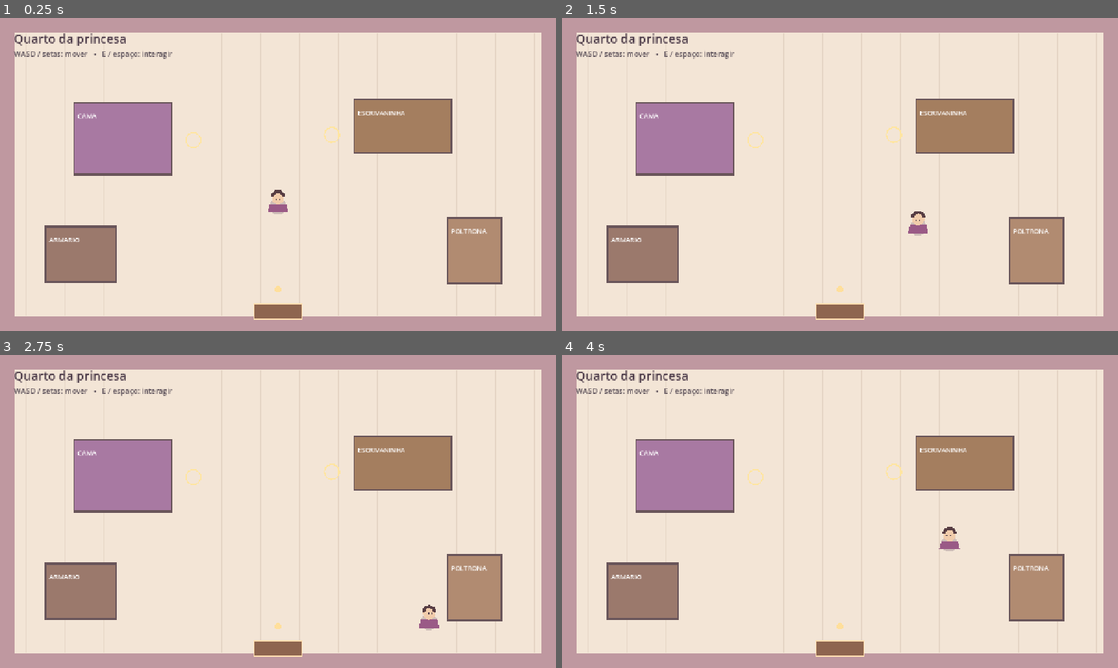
Above: before the commit, frames 1-4 (two rows, left to right).
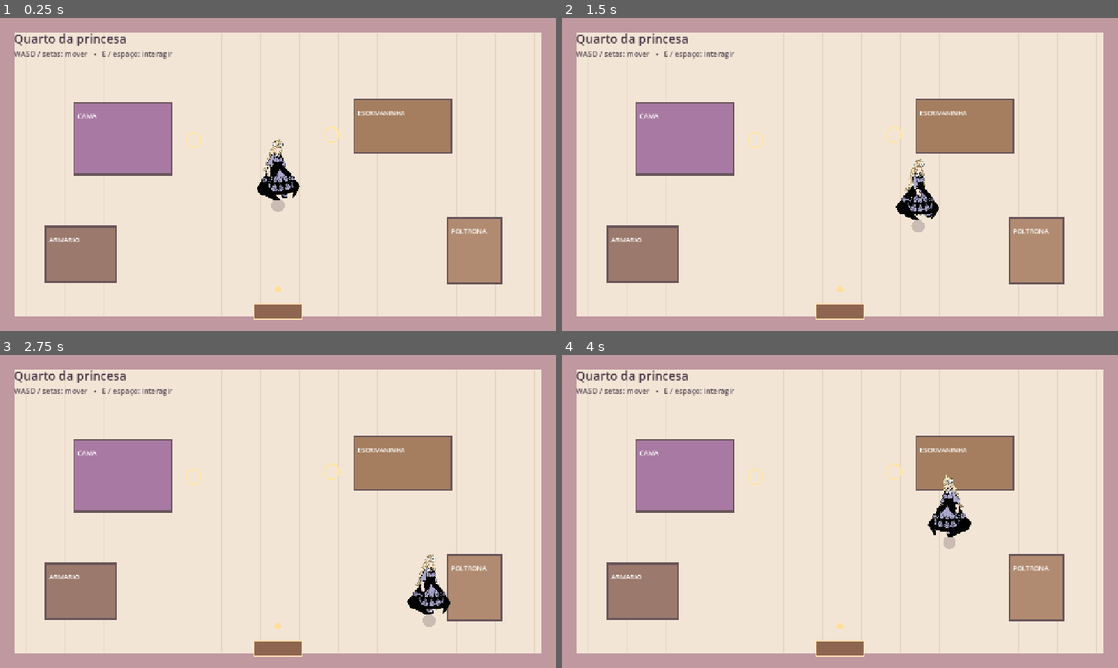
Above: after the commit, the same moments.

Repository: nestarasup-sys/jogo-novo
Game: Godot game, scene res://scenes/main.tscn
Same seed, same stepped clock (60 frames per second), same inputs: the game is played once before the commit and once after it.
Inputs (mouse positions are in pixels of both pictures, inside the frame that each line leads up to):
- Up to frame 1 (0.25 s): no input
- Up to frame 2 (1.5 s): tap Enter at 0.5, 1.35 s; move the mouse to (962, 158) at 0.52 s; hold D (move_right) 0.53-1.28 s; tap E (interact) at 0.6 s; click (962, 158) at 0.67 s; tap Space at 0.77 s; move the mouse to (728, 190) at 1.27 s; hold S (move_down) from 1.28 s (still down)
- Up to frame 3 (2.75 s): tap Space at 1.52 s; move the mouse to (333, 442) at 2.02 s; release S (move_down) at 2.03 s; hold D (move_right) from 2.03 s (still down); tap E (interact) at 2.1 s
- Up to frame 4 (4 s): move the mouse to (812, 574) at 2.77 s; release D (move_right) at 2.78 s; hold W (move_up) 2.78-3.53 s; tap Enter at 2.85 s; click (812, 574) at 2.92 s; tap Space at 3.02, 3.77 s; move the mouse to (1006, 558) at 3.52 s; hold A (move_left) from 3.53 s (still down); tap E (interact) at 3.6 s

The runs differ from the first frame. In frame 1, 0.9% of the frame differs, in the area x 46-54%, y 38-63%; in frame 2, 0.9%; in frame 3, 0.9%; in frame 4, 0.9%, in the area x 65-74%, y 38-63%.

Commit message:
feat: integrate princess sprite animations

Diff:
--- a/scripts/player.gd
+++ b/scripts/player.gd
@@ -1,37 +1,133 @@
 extends CharacterBody2D
-## Jogador placeholder, movimentação top-down em 8 direções e colisão.
+## Movimentação, colisão e animações da protagonista.
 
 const WALK_SPEED: float = 240.0
+const COLLISION_RADIUS: float = 16.0
+const TARGET_FRAME_HEIGHT: float = 150.0
+const WALK_FPS: float = 7.0
+const EXPRESSION_FPS: float = 7.0
+const LOOK_BACK_FPS: float = 3.0
+const EXPRESSION_DELAY_MIN: float = 3.0
+const EXPRESSION_DELAY_MAX: float = 6.0
+const BLINK_PRIORITY: float = 0.85
+const SPRITE_DIRECTORY: String = "res://assets/characters/princess/"
+
 var movement_enabled: bool = true
 var facing: Vector2 = Vector2.DOWN
+var _sprite: AnimatedSprite2D
+var _expression_timer: Timer
+var _next_expression_delay: float = 0.0
+var _random: RandomNumberGenerator = RandomNumberGenerator.new()
 
 func _ready() -> void:
-    collision_layer = 1
-    collision_mask = 1
-    var shape := CircleShape2D.new()
-    shape.radius = 16.0
-    var collider := CollisionShape2D.new()
-    collider.shape = shape
-    add_child(collider)
-    queue_redraw()
+	collision_layer = 1
+	collision_mask = 1
+	_add_foot_collider()
+	_setup_sprite()
+	_setup_expression_timer()
+	queue_redraw()
+
+func _add_foot_collider() -> void:
+	var shape := CircleShape2D.new()
+	shape.radius = COLLISION_RADIUS
+	var collider := CollisionShape2D.new()
+	collider.name = "FootCollisionShape"
+	collider.shape = shape
+	add_child(collider)
+
+func _setup_sprite() -> void:
+	var frames := SpriteFrames.new()
+	if frames.has_animation("default"):
+		frames.remove_animation("default")
+
+	_add_animation(frames, "idle", ["idle.png"], 1.0, true)
+	_add_animation(frames, "blink", ["idle.png", "blink.png", "idle.png"], EXPRESSION_FPS, false)
+	_add_animation(frames, "look_back", ["idle.png", "look_back.png", "idle.png"], LOOK_BACK_FPS, false)
+	_add_animation(frames, "walk", ["walk_01.png", "walk_02.png", "walk_03.png", "walk_02.png"], WALK_FPS, true)
+
+	var idle_texture := frames.get_frame_texture("idle", 0)
+	if idle_texture == null:
+		push_error("Não foi possível carregar o sprite idle da protagonista.")
+		return
+
+	_sprite = AnimatedSprite2D.new()
+	_sprite.name = "PrincessAnimatedSprite"
+	_sprite.sprite_frames = frames
+	_sprite.texture_filter = CanvasItem.TEXTURE_FILTER_LINEAR
+	var visual_scale: float = TARGET_FRAME_HEIGHT / idle_texture.get_height()
+	_sprite.scale = Vector2.ONE * visual_scale
+	_sprite.position = Vector2(0.0, -idle_texture.get_height() * visual_scale * 0.5)
+	_sprite.animation_finished.connect(_on_animation_finished)
+	add_child(_sprite)
+	_sprite.play("idle")
+
+func _add_animation(frames: SpriteFrames, animation_name: StringName, filenames: Array[String], fps: float, looped: bool) -> void:
+	frames.add_animation(animation_name)
+	frames.set_animation_speed(animation_name, fps)
+	frames.set_animation_loop(animation_name, looped)
+	for filename in filenames:
+		var path: String = SPRITE_DIRECTORY + filename
+		var texture := load(path) as Texture2D
+		if texture == null:
+			push_error("Imagem da protagonista ausente: " + path)
+			continue
+		frames.add_frame(animation_name, texture)
+
+func _setup_expression_timer() -> void:
+	_random.randomize()
+	_expression_timer = Timer.new()
+	_expression_timer.name = "ExpressionTimer"
+	_expression_timer.one_shot = true
+	_expression_timer.timeout.connect(_on_expression_timeout)
+	add_child(_expression_timer)
+	_schedule_expression()
+
+func _schedule_expression() -> void:
+	_next_expression_delay = _random.randf_range(EXPRESSION_DELAY_MIN, EXPRESSION_DELAY_MAX)
+	_expression_timer.start(_next_expression_delay)
+
+func _on_expression_timeout() -> void:
+	if velocity.length_squared() > 0.01 or _sprite.animation != "idle":
+		_schedule_expression()
+		return
+	var expression: StringName = "blink" if _random.randf() < BLINK_PRIORITY else "look_back"
+	_sprite.play(expression)
+
+func _on_animation_finished() -> void:
+	if _sprite.animation != "blink" and _sprite.animation != "look_back":
+		return
+	_sprite.play("idle")
+	_schedule_expression()
 
 func _physics_process(_delta: float) -> void:
-    var direction := Vector2.ZERO
-    if movement_enabled:
-        direction = Input.get_vector("move_left", "move_right", "move_up", "move_down")
-    velocity = direction * WALK_SPEED
-    if direction.length_squared() > 0.01:
-        facing = direction
-    move_and_slide()
-    queue_redraw()
+	var direction := Vector2.ZERO
+	if movement_enabled:
+		direction = Input.get_vector("move_left", "move_right", "move_up", "move_down")
+	velocity = direction * WALK_SPEED
+	if direction.length_squared() > 0.01:
+		facing = direction
+		_expression_timer.stop()
+		_play_walk_animation(direction)
+	elif _is_walk_animation(_sprite.animation):
+		_sprite.play("idle")
+		_schedule_expression()
+	move_and_slide()
+
+func _play_walk_animation(direction: Vector2) -> void:
+	var preferred_animation: StringName
+	if absf(direction.x) >= absf(direction.y):
+		preferred_animation = "walk_left" if direction.x < 0.0 else "walk_right"
+	else:
+		preferred_animation = "walk_up" if direction.y < 0.0 else "walk_down"
+	var has_directional_frames: bool = _sprite.sprite_frames.has_animation(preferred_animation) and _sprite.sprite_frames.get_frame_count(preferred_animation) > 0
+	var selected_animation: StringName = preferred_animation if has_directional_frames else "walk"
+	if _sprite.animation != selected_animation:
+		_sprite.play(selected_animation)
+	_sprite.flip_h = not has_directional_frames and direction.x < -0.01
+
+func _is_walk_animation(animation_name: StringName) -> bool:
+	return animation_name == "walk" or str(animation_name).begins_with("walk_")
 
 func _draw() -> void:
-    draw_circle(Vector2(0, 14), 19, Color(Color("#735d70"), 0.30))
-    draw_colored_polygon(PackedVector2Array([
-        Vector2(-19, 8), Vector2(19, 8), Vector2(24, 28), Vector2(-24, 28)
-    ]), Color("#9a5a86"))
-    draw_circle(Vector2(0, -5), 14, Color("#f1ccab"))
-    draw_arc(Vector2(0, -8), 13, PI, TAU, 16, Color("#573d43"), 7.0)
-    var look := facing.normalized() * 5.0
-    draw_circle(Vector2(-4, -5) + look * 0.4, 1.7, Color("#4b3b48"))
-    draw_circle(Vector2(4, -5) + look * 0.4, 1.7, Color("#4b3b48"))
+	# A origem do corpo fica nos pés; a sombra segue esse ponto.
+	draw_circle(Vector2(0.0, 11.0), 15.0, Color(0.22, 0.14, 0.21, 0.22))
--- a/tests/smoke.gd
+++ b/tests/smoke.gd
@@ -13,7 +13,7 @@
 	_test_scene_graph()
 	await _test_playable_prototype()
 	if failures.is_empty():
-		print("PASS: cena inicial, 8 direções, colisões, proximidade, janelas, portas e multitouch")
+		print("PASS: personagem animada, movimento, colisões, interações, portas e multitouch")
 		quit(0)
 	else:
 		push_error("FAIL: %d verificações" % failures.size())
@@ -54,6 +54,60 @@
 		_expect(outgoing == intended, "grafo de portas correto em " + map_id)
 		map.free()
 
+func _test_player_animations(player: CharacterBody2D, sprite: AnimatedSprite2D) -> void:
+	var frames := sprite.sprite_frames
+	_expect(frames != null, "SpriteFrames está atribuído")
+	if frames == null:
+		return
+	_expect(sprite.animation == "idle", "protagonista inicia em IDLE")
+	_expect_animation_frames(frames, "idle", PackedStringArray(["idle.png"]))
+	_expect_animation_frames(frames, "blink", PackedStringArray(["idle.png", "blink.png", "idle.png"]))
+	_expect_animation_frames(frames, "look_back", PackedStringArray(["idle.png", "look_back.png", "idle.png"]))
+	_expect_animation_frames(frames, "walk", PackedStringArray(["walk_01.png", "walk_02.png", "walk_03.png", "walk_02.png"]))
+	_expect(frames.get_animation_loop("idle"), "IDLE permanece em loop")
+	_expect(not frames.get_animation_loop("blink") and not frames.get_animation_loop("look_back"), "expressões são animações de passagem única")
+	_expect(frames.get_animation_loop("walk") and is_equal_approx(frames.get_animation_speed("walk"), 7.0), "WALK repete a 7 FPS")
+	_expect(sprite.texture_filter == CanvasItem.TEXTURE_FILTER_LINEAR, "arte usa filtragem linear")
+	var idle_texture := frames.get_frame_texture("idle", 0)
+	if idle_texture != null:
+		_expect(absf(idle_texture.get_height() * sprite.scale.y - 150.0) < 0.5, "quadro da protagonista mede aproximadamente 150 px")
+		_expect(absf(sprite.position.y + idle_texture.get_height() * sprite.scale.y * 0.5) < 0.1, "base do sprite fica alinhada à origem dos pés")
+	var collision := player.get_node_or_null("FootCollisionShape") as CollisionShape2D
+	var circle := collision.shape as CircleShape2D if collision != null else null
+	_expect(circle != null and is_equal_approx(circle.radius, 16.0), "colisão continua circular e concentrada nos pés")
+	var timer := player.get_node_or_null("ExpressionTimer") as Timer
+	_expect(timer != null and timer.one_shot, "expressões usam temporizador de uma passagem")
+	if timer != null:
+		var delay: float = float(player.get("_next_expression_delay"))
+		_expect(delay >= 3.0 and delay <= 6.0, "intervalo de expressão fica entre 3 e 6 segundos")
+		timer.stop()
+	sprite.play("blink")
+	await sprite.animation_finished
+	_expect(sprite.animation == "idle", "BLINK retorna a IDLE")
+	if timer != null:
+		timer.stop()
+	sprite.play("look_back")
+	await sprite.animation_finished
+	_expect(sprite.animation == "idle", "LOOK_BACK retorna a IDLE")
+	if timer != null:
+		timer.stop()
+	player.call("_on_expression_timeout")
+	_expect(sprite.animation == "blink" or sprite.animation == "look_back", "temporizador inicia uma expressão ocasional")
+	await sprite.animation_finished
+	_expect(sprite.animation == "idle", "expressão ocasional não trava o estado IDLE")
+	if timer != null:
+		timer.stop()
+
+func _expect_animation_frames(frames: SpriteFrames, animation_name: StringName, expected_files: PackedStringArray) -> void:
+	_expect(frames.has_animation(animation_name), "SpriteFrames contém " + str(animation_name))
+	if not frames.has_animation(animation_name):
+		return
+	var frame_count: int = frames.get_frame_count(animation_name)
+	_expect(frame_count == expected_files.size(), str(animation_name) + " tem a quantidade de quadros esperada")
+	for frame_index in range(mini(frame_count, expected_files.size())):
+		var texture := frames.get_frame_texture(animation_name, frame_index)
+		_expect(texture != null and texture.resource_path.ends_with(expected_files[frame_index]), str(animation_name) + " quadro " + str(frame_index + 1) + " usa " + expected_files[frame_index])
+
 func _test_playable_prototype() -> void:
 	root.size = Vector2i(1280, 720)
 	var game: Node2D = MAIN_SCENE.instantiate()
@@ -63,15 +117,33 @@
 	_expect(game.current_map_id == "bedroom", "inicia no quarto")
 	_expect(game.player.global_position.distance_to(Vector2(640, 420)) < 1.0, "spawn inicial acessível")
 	_expect(InputMap.has_action("move_right") and InputMap.has_action("interact"), "ações de teclado registradas")
+	var animated_sprite := game.player.get_node_or_null("PrincessAnimatedSprite") as AnimatedSprite2D
+	_expect(animated_sprite != null, "protagonista usa AnimatedSprite2D")
+	if animated_sprite != null:
+		await _test_player_animations(game.player, animated_sprite)
 
 	# Movimento em eixo e diagonal mantém a mesma velocidade resultante.
 	game.player.global_position = Vector2(600, 360)
 	await _release_all_inputs()
 	Input.action_press("move_right")
 	await _physics_frames(MOVE_FRAMES)
+	if animated_sprite != null:
+		_expect(animated_sprite.animation == "walk" and animated_sprite.is_playing(), "movimento inicia a animação WALK")
+		_expect(not animated_sprite.flip_h, "movimento para a direita usa o sprite sem espelhamento")
 	Input.action_release("move_right")
+	await physics_frame
+	if animated_sprite != null:
+		_expect(animated_sprite.animation == "idle", "soltar as teclas volta imediatamente para IDLE")
 	var axis_distance: float = game.player.global_position.distance_to(Vector2(600, 360))
 	_expect(axis_distance > 25.0 and axis_distance < 60.0, "movimento horizontal responde ao input")
+	game.player.global_position = Vector2(600, 360)
+	await _release_all_inputs()
+	Input.action_press("move_left")
+	await _physics_frames(2)
+	if animated_sprite != null:
+		_expect(animated_sprite.animation == "walk" and animated_sprite.flip_h, "movimento para a esquerda espelha WALK horizontalmente")
+	Input.action_release("move_left")
+	await physics_frame
 
 	game.player.global_position = Vector2(600, 360)
 	await _release_all_inputs()
@@ -83,6 +155,8 @@
 	var diagonal_delta: Vector2 = game.player.global_position - Vector2(600, 360)
 	_expect(absf(diagonal_delta.x - diagonal_delta.y) < 3.0, "diagonal tem componentes equilibradas")
 	_expect(absf(diagonal_delta.length() - axis_distance) < 5.0, "diagonal não fica mais rápida que movimento em eixo")
+	if animated_sprite != null:
+		_expect(animated_sprite.animation == "walk", "diagonal também mantém WALK")
 
 	# A escrivaninha é um obstáculo sólido; o jogador deve parar antes de atravessá-la.
 	game.player.global_position = Vector2(790, 250)
Binary file added: assets/characters/princess/blink.png
Not shown, added: assets/characters/princess/blink.png.import
Binary file added: assets/characters/princess/idle.png
Not shown, added: assets/characters/princess/idle.png.import
Binary file added: assets/characters/princess/look_back.png
Not shown, added: assets/characters/princess/look_back.png.import
Binary file added: assets/characters/princess/sprite_sheet_all.png
Not shown, added: assets/characters/princess/sprite_sheet_all.png.import
Binary file added: assets/characters/princess/walk_01.png
Not shown, added: assets/characters/princess/walk_01.png.import
Binary file added: assets/characters/princess/walk_02.png
Not shown, added: assets/characters/princess/walk_02.png.import
(and 2 more such lines)
